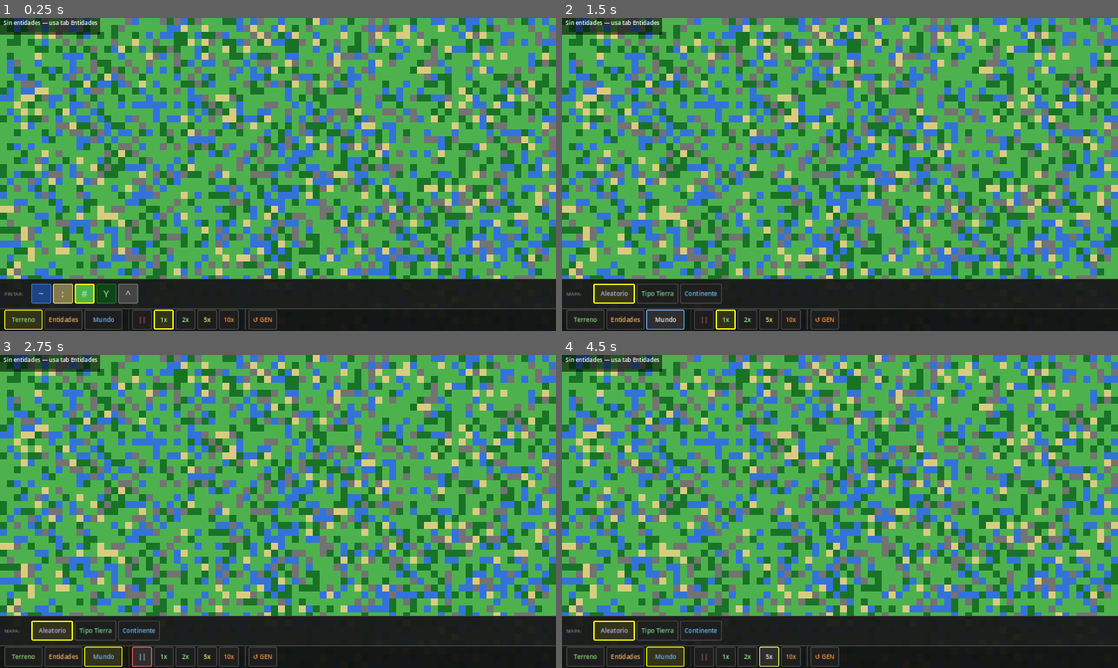
Above: before the commit, frames 1-4 (two rows, left to right).
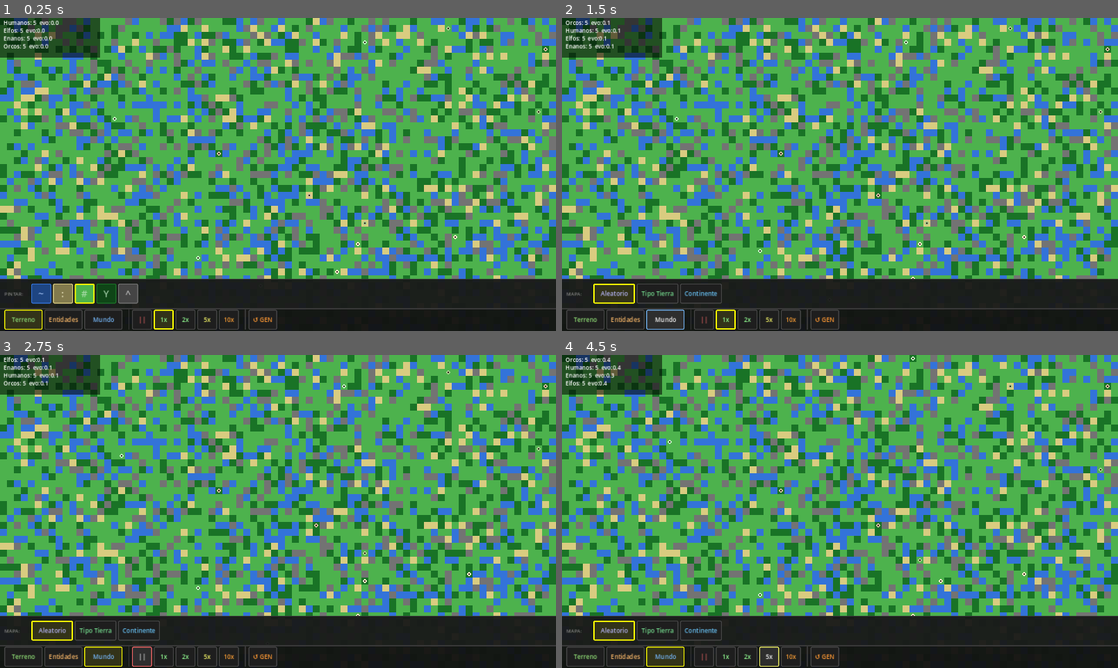
Above: after the commit, the same moments.

Repository: scastorina/civilizatio
Game: Godot game, scene res://scenes/Main.tscn
Same seed, same stepped clock (60 frames per second), same inputs: the game is played once before the commit and once after it.
Inputs:
- Up to frame 1 (0.25 s): no input
- Up to frame 2 (1.5 s): click "Entidades" at 0.5 s; click "Mundo" at 1.25 s
- Up to frame 3 (2.75 s): click "||" at 2 s
- Up to frame 4 (4.5 s): click "1x" at 2.75 s; click "2x" at 3.5 s; click "5x" at 4.25 s

The runs differ from the first frame. In frame 1, 1.6% of the frame differs, in the area x 0-99%, y 0-82%; in frame 2, 1.7%; in frame 3, 1.6%; in frame 4, 1.7%, in the area x 0-99%, y 0-84%.
Error before the commit: Invalid type in function 'setup' in base 'Node2D (Human)'. The array of argument 5 (Array) does not have the same element type as the expected typed array argu…

Commit message:
Fix Array[String] runtime type mismatch in _spawn_human_at
Use Array.assign() to properly re-type the preferred biomes array
extracted from a Dictionary, since 'as Array[String]' only satisfies
the static checker but fails at runtime in Godot 4.

Co-Authored-By: Claude Sonnet 4.6 <noreply@anthropic.com>

Diff:
--- a/scripts/Main.gd
+++ b/scripts/Main.gd
@@ -109,8 +109,10 @@
 		_spawn_human_at(walkable[i], species)
 
 func _spawn_human_at(cell: Vector2i, species: Dictionary) -> void:
+	var preferred: Array[String] = []
+	preferred.assign(species["preferred"])
 	var human := Human.new()
-	human.setup(cell, TILE_SIZE, species["name"] as String, species["color"] as Color, species["preferred"] as Array[String])
+	human.setup(cell, TILE_SIZE, species["name"], species["color"], preferred)
 	add_child(human)
 	humans.append(human)
 
